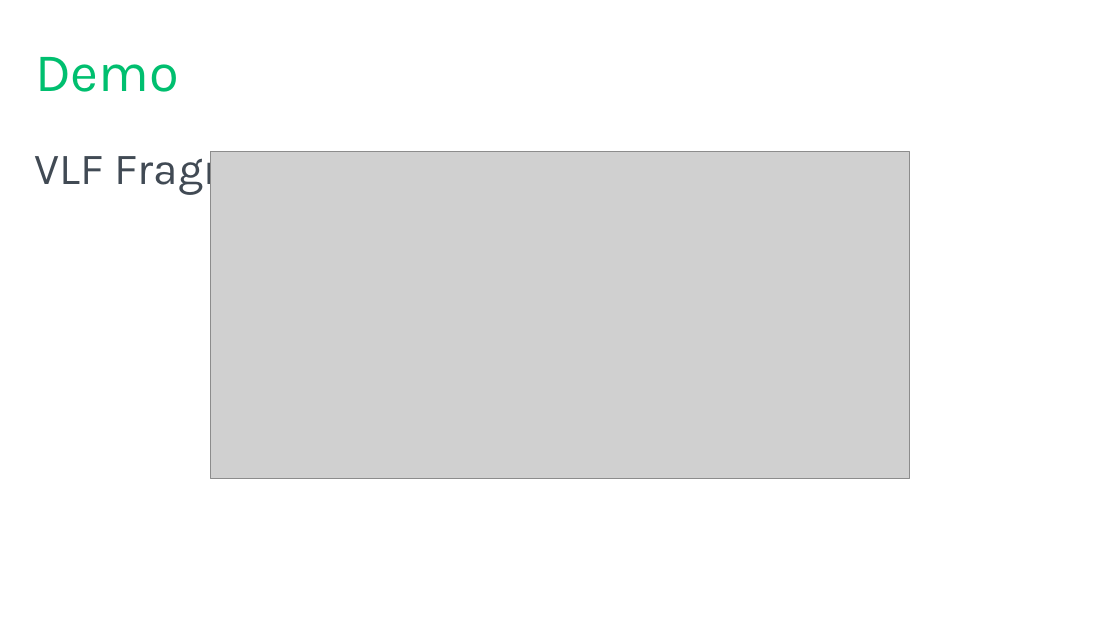
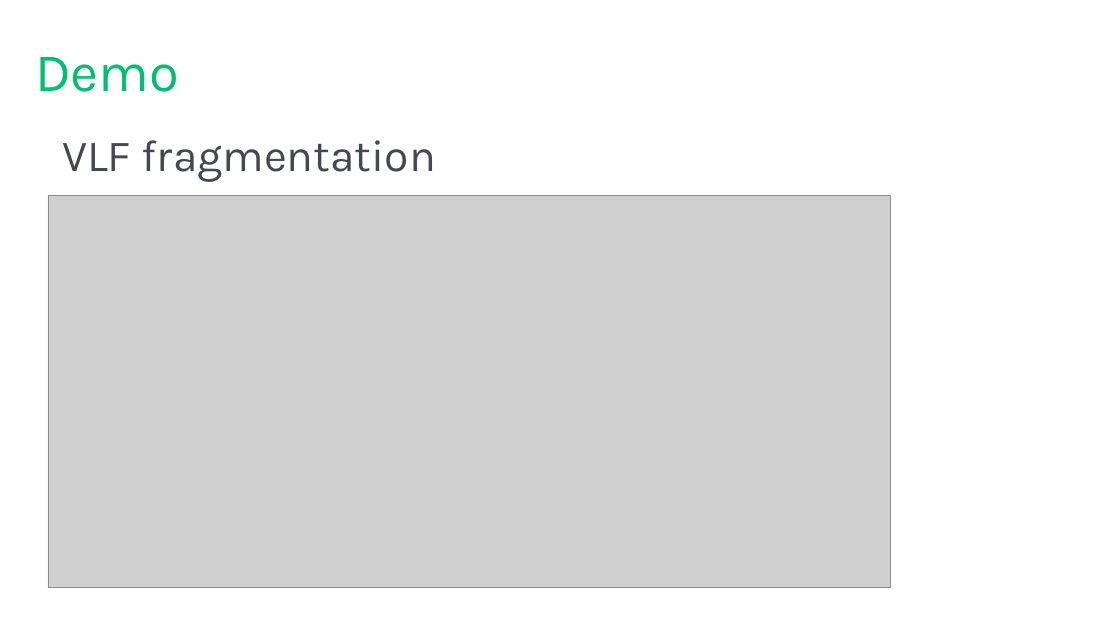
Before and after one commit to tf3604/LogFilePresentation, a slide deck: slide 52 of TransactionLog.pptx (slide 51 before the commit). Drawn at 1120x630 pixels with LibreOffice and Linux fonts; fonts in the diff are those of the drawing; grey boxes stand for pictures; background and template pictures are left out. Boxes give left, top, right and bottom in pixels: in the first picture for what was removed or moved away, otherwise in the second. Text is boxed around its words. In the diff, an @@ line names an element or a change of style, - is before the commit and + after.

Commit message:
Update demo slide (updated clip art).

```diff
--- a/TransactionLog.pptx
+++ b/TransactionLog.pptx
@@ text at [62,140,436,182]: text changed @@
-VLF Fragmentation
+VLF fragmentation
@@ picture: place and size @@
-picture at [210,152,909,478]
+picture at [48,196,891,588]
```
Also in this commit, not shown: 4 other slides changed, 1 slide added.
